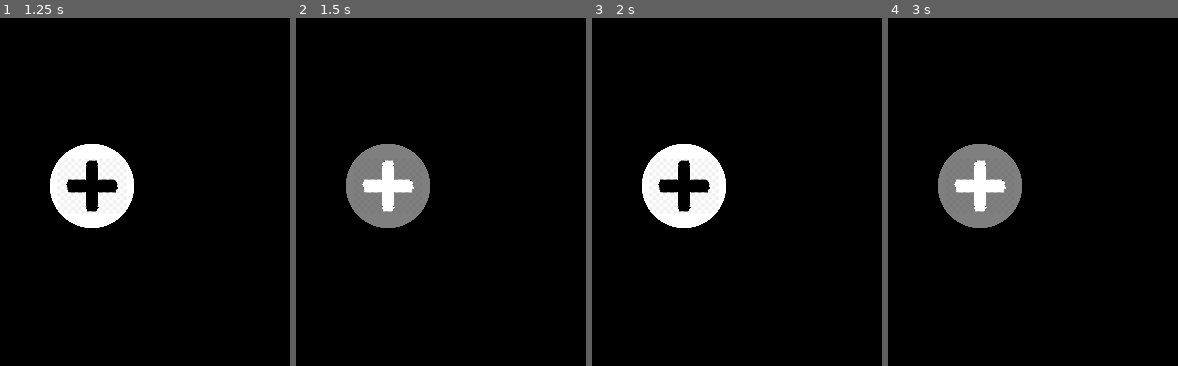
Above: before the commit, frames 1-4 (left to right).
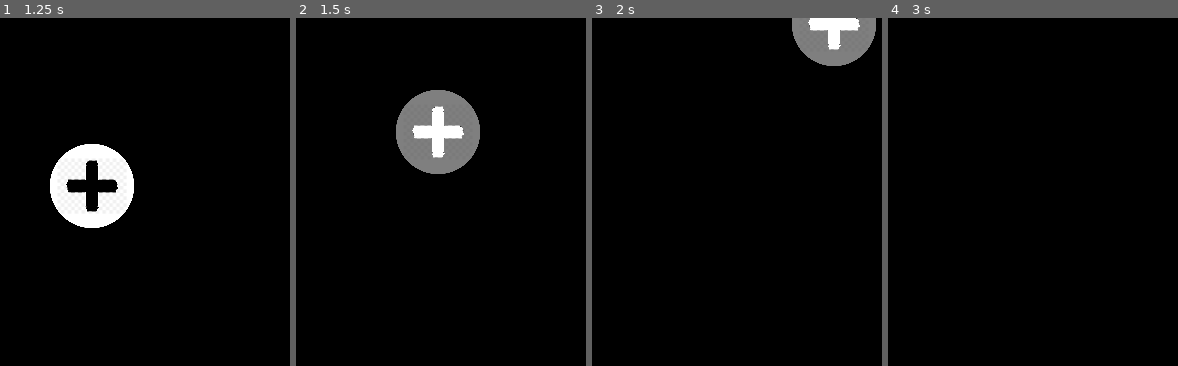
Above: after the commit, the same moments.

Repository: StrayEddy/GoMental
Game: Godot game, scene res://Main.tscn
Same seed, same stepped clock (60 frames per second), same inputs: the game is played once before the commit and once after it.
Inputs (mouse positions are in pixels of both pictures, inside the frame that each line leads up to):
- Up to frame 1 (1.25 s): tap Enter at 0.5 s; drag from (49, 317) to (92, 185) at 0.52 s
- Up to frame 2 (1.5 s): tap Space at 1.25 s; drag from (outside the picture) to (388, 185) at 1.27 s
- Up to frame 3 (2 s): no input
- Up to frame 4 (3 s): tap Enter at 2 s; hold Right 2.03-2.75 s; hold Enter 2.03-2.75 s; click (980, 185) at 2.17 s; tap Space at 2.75 s; drag from (outside the picture) to (outside the picture) at 2.77 s

Frame 1 is identical in both runs. In frame 2, 10% of the frame differs, in the area x 17-64%, y 20-61%; in frame 3, 7.8%; in frame 4, 5.5%.

Commit message:
Add proper dragging of node and background + basic zoom functionality

Diff:
--- /dev/null
+++ b/Background.gd
@@ -0,0 +1,22 @@
+extends Sprite
+
+var dragging = false
+var mousePos
+
+func _process(delta):
+	if dragging:
+		var newMousePos = get_viewport().get_mouse_position()
+		var deltaPos = newMousePos - mousePos
+		$Camera2D.position -= deltaPos
+#		self.position -= deltaPos
+		mousePos = newMousePos
+
+func _input(event):
+	for neuron in get_tree().get_nodes_in_group("Neuron"):
+		if neuron.mousein:
+			return
+
+	if event is InputEventMouseButton:
+		if event.button_index == BUTTON_LEFT:
+			dragging = event.pressed
+			mousePos = get_viewport().get_mouse_position()
--- a/Diagram.gd
+++ b/Diagram.gd
@@ -1,8 +1,11 @@
 extends Node2D
+
+const ZOOM_SENSITIVITY = Vector2(.05, .05)
 
 var neuron_scene = load("res://Neuron.tscn")
 var connexion_scene = load("res://Connexion.tscn")
 var selected_neuron
+
 
 func _ready():
 	selected_neuron = $MainNeuron
@@ -10,14 +13,14 @@
 
 func neuron_is_selected(neuron):
 	selected_neuron = neuron
-	$SearchBar.show()
+	$CanvasLayer/SearchBar.show()
 	put_focus_on_line_edit()
 
 func put_focus_on_line_edit():
-	$SearchBar/LineEdit.clear()
-	$SearchBar/LineEdit.grab_focus()
+	$CanvasLayer/SearchBar/LineEdit.clear()
+	$CanvasLayer/SearchBar/LineEdit.grab_focus()
 	var suggestions = SearchEngine.get_suggestions(selected_neuron.get_label())
-	$SearchBar.set_suggestions(suggestions)
+	$CanvasLayer/SearchBar.set_suggestions(suggestions)
 
 func add_neuron(text):
 	# Add neuron
@@ -41,3 +44,10 @@
 	connexion.set_first_neuron(neuron)
 	connexion.set_second_neuron(selected_neuron)
 	add_child(connexion)
+
+func _input(event):
+	if event is InputEventMouseButton:
+		if event.button_index == BUTTON_WHEEL_UP and event.pressed:
+			$Background/Camera2D.zoom += ZOOM_SENSITIVITY
+		elif event.button_index == BUTTON_WHEEL_DOWN and event.pressed:
+			$Background/Camera2D.zoom -= ZOOM_SENSITIVITY
--- a/Diagram.tscn
+++ b/Diagram.tscn
@@ -1,9 +1,10 @@
-[gd_scene load_steps=5 format=2]
+[gd_scene load_steps=6 format=2]
 
 [ext_resource path="res://assets/white.png" type="Texture" id=1]
 [ext_resource path="res://Neuron.tscn" type="PackedScene" id=2]
 [ext_resource path="res://Diagram.gd" type="Script" id=3]
 [ext_resource path="res://SearchBar.tscn" type="PackedScene" id=4]
+[ext_resource path="res://Background.gd" type="Script" id=5]
 
 [node name="Diagram" type="Node2D" groups=[
 "Diagram",
@@ -15,9 +16,18 @@
 z_index = -2
 texture = ExtResource( 1 )
 centered = false
+script = ExtResource( 5 )
+
+[node name="Camera2D" type="Camera2D" parent="Background"]
+rotation = -3.14159
+scale = Vector2( 28.2858, -428.67 )
+anchor_mode = 0
+current = true
 
 [node name="MainNeuron" parent="." instance=ExtResource( 2 )]
 position = Vector2( 256, 300 )
 
-[node name="SearchBar" parent="." instance=ExtResource( 4 )]
+[node name="CanvasLayer" type="CanvasLayer" parent="."]
+
+[node name="SearchBar" parent="CanvasLayer" instance=ExtResource( 4 )]
 visible = false
--- a/Neuron.gd
+++ b/Neuron.gd
@@ -3,7 +3,9 @@
 signal is_selected(neuron)
 signal is_moving(position)
 
+var mousein = false
 var dragging = false
+var mousePos
 var father = null
 
 
@@ -12,8 +14,10 @@
 
 func _process(delta):
 	if dragging:
-		var mousepos = get_viewport().get_mouse_position()
-		self.position = Vector2(mousepos.x, mousepos.y)
+		var newMousePos = get_viewport().get_mouse_position()
+		var deltaPos = newMousePos - mousePos
+		self.position += deltaPos
+		mousePos = newMousePos
 		emit_signal("is_moving", self.position)
 
 func get_label():
@@ -44,21 +48,21 @@
 	emit_signal("is_selected", self)
 
 func _on_Area2D_mouse_entered():
+	mousein = true
 	$CircleSprite.self_modulate = Color(1,1,1)
 	$CircleSprite/PlusSprite.self_modulate = Color(0,0,0)
 	$CircleSprite/CenterContainer/Label.set("custom_colors/font_color", Color(0,0,0))
 
 func _on_Area2D_mouse_exited():
+	mousein = false
 	$CircleSprite.self_modulate = Color(0.5,0.5,0.5)
 	$CircleSprite/PlusSprite.self_modulate = Color(1,1,1)
 	$CircleSprite/CenterContainer/Label.set("custom_colors/font_color", Color(1,1,1))
 
 func _on_Area2D_input_event(viewport, event, shape_idx):
-	get_tree().set_input_as_handled()
 	if event is InputEventMouseButton:
-		if event.button_index == BUTTON_LEFT and event.pressed:
-			dragging = true
-		elif event.button_index == BUTTON_LEFT and !event.pressed:
-			dragging = false
+		if event.button_index == BUTTON_LEFT:
+			dragging = event.pressed
+			mousePos = get_viewport().get_mouse_position()
 		elif event.button_index == BUTTON_RIGHT and event.pressed:
 			selected()
--- a/Neuron.tscn
+++ b/Neuron.tscn
@@ -13,7 +13,9 @@
 size = 120
 font_data = ExtResource( 4 )
 
-[node name="Neuron" type="Node2D"]
+[node name="Neuron" type="Node2D" groups=[
+"Neuron",
+]]
 scale = Vector2( 0.1, 0.1 )
 script = ExtResource( 1 )
 
@@ -49,9 +51,8 @@
 
 [node name="Label" type="Label" parent="CircleSprite/CenterContainer"]
 margin_left = 300.0
-margin_top = 6.0
 margin_right = 300.0
-margin_bottom = 143.0
+margin_bottom = 165.0
 size_flags_horizontal = 3
 size_flags_vertical = 3
 theme = ExtResource( 5 )
--- a/project.godot
+++ b/project.godot
@@ -38,4 +38,5 @@
 
 [rendering]
 
+environment/default_clear_color=Color( 0, 0, 0, 1 )
 environment/default_environment="res://default_env.tres"
